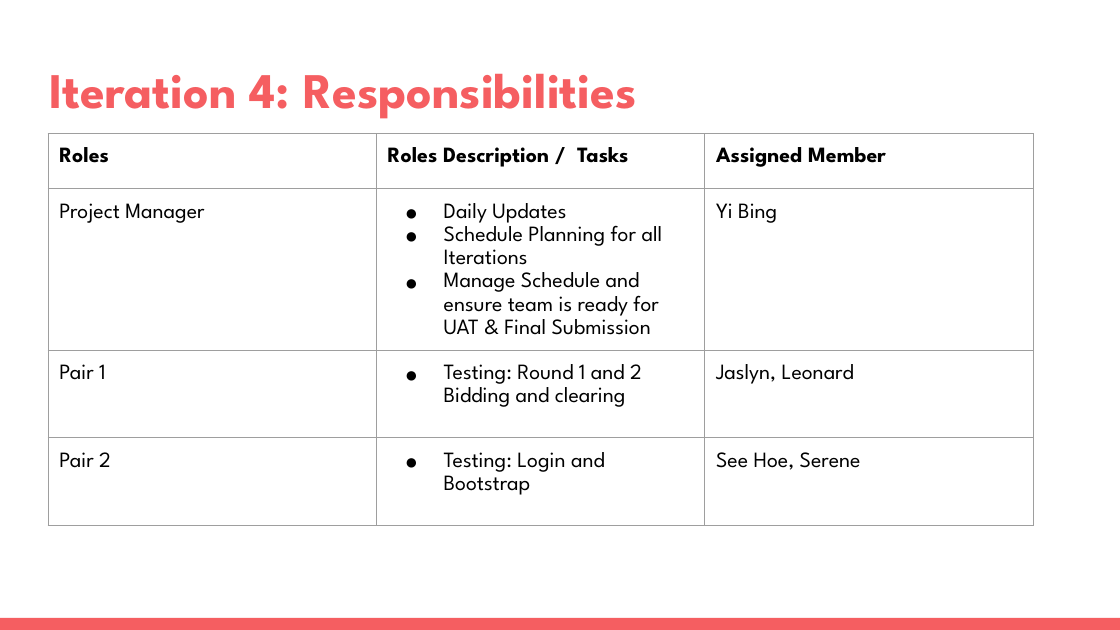
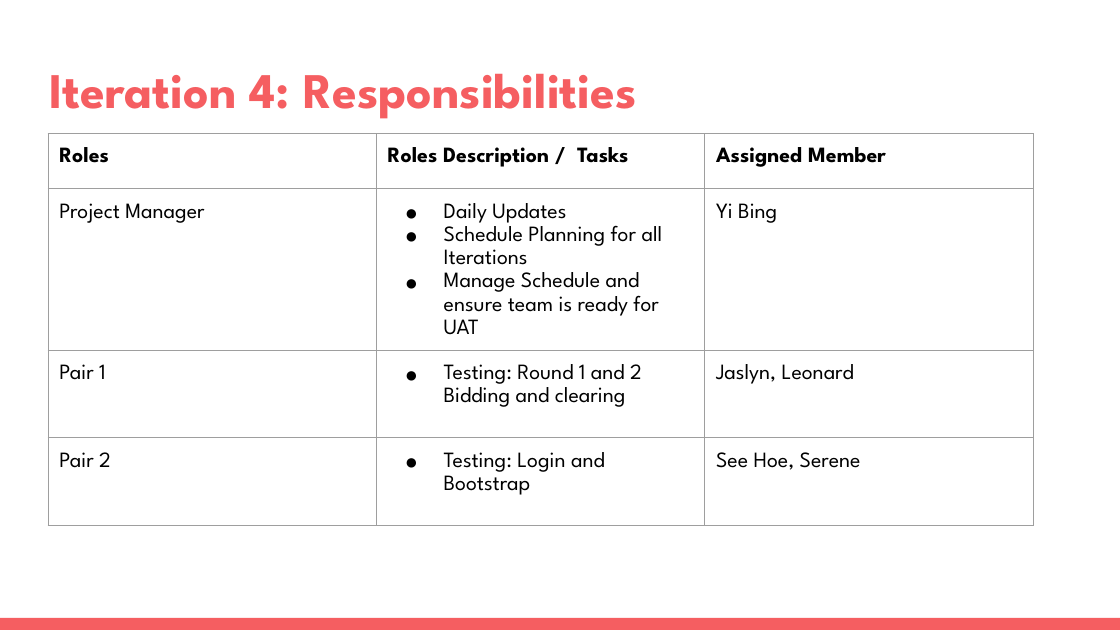
Before and after one commit to one-ice/IS212-Software-Project-Management, a slide deck: slide 25 of presentations/PM Review.pptx. Drawn at 1120x630 pixels with LibreOffice and Linux fonts; fonts in the diff are those of the drawing. Boxes give left, top, right and bottom in pixels: in the first picture for what was removed or moved away, otherwise in the second. Text is boxed around its words. In the diff, an @@ line names an element or a change of style, - is before the commit and + after.

```diff
--- a/presentations/PM Review.pptx
+++ b/presentations/PM Review.pptx
@@ table at <box>48,133,1033,566</box> @@
-row 2, column 2: Daily Updates / Schedule Planning for all Iterations / Manage Schedule and ensure team is ready for UAT & Final Submission
+row 2, column 2: Daily Updates / Schedule Planning for all Iterations / Manage Schedule and ensure team is ready for UAT
```
Also in this commit, not shown: 2 other slides changed.
